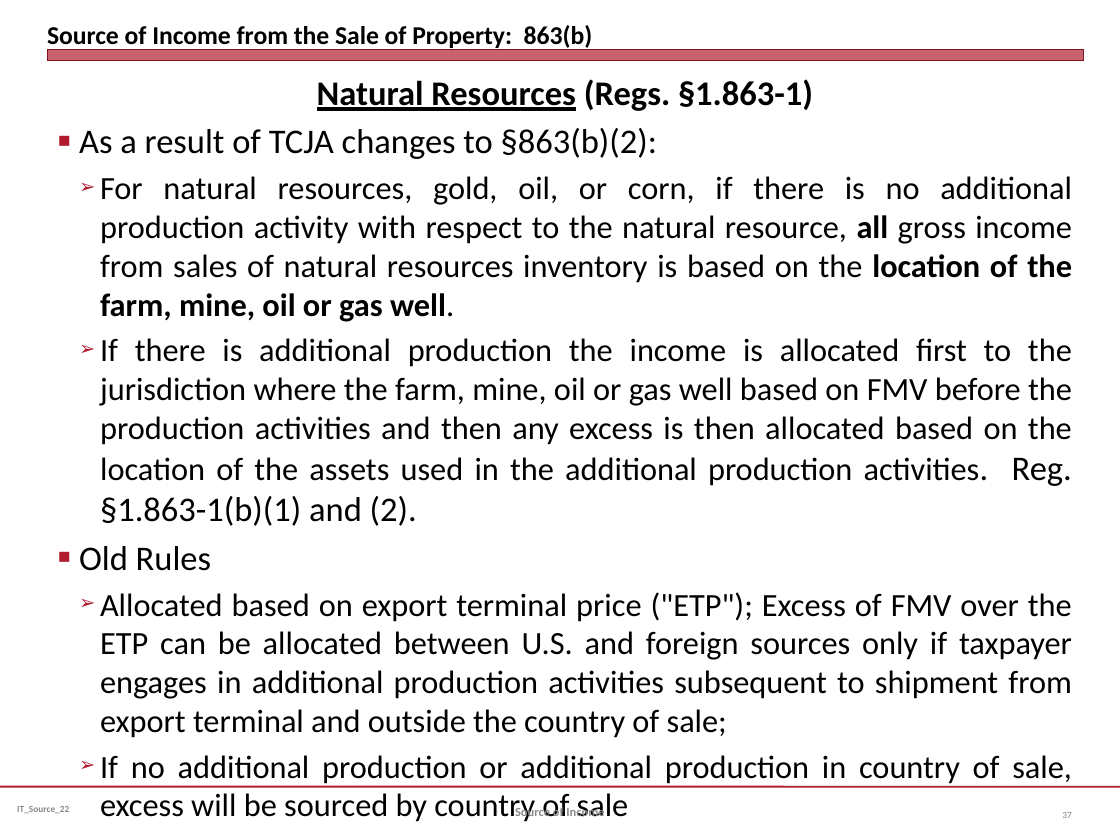
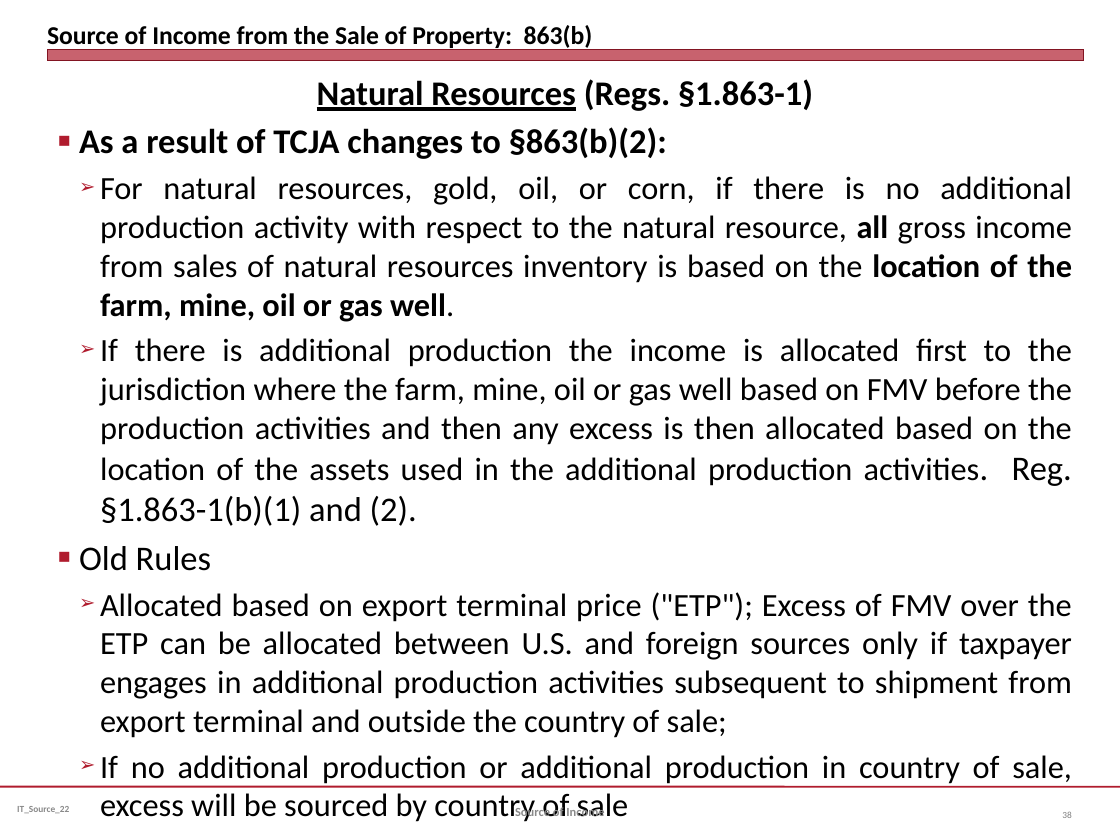
Before and after one commit to jmc877/International-Tax, a slide deck: slide 38 of slides/IT_Source_IntDiv_22.pptx (slide 37 before the commit). Drawn at 1120x840 pixels with LibreOffice and Linux fonts; fonts in the diff are those of the drawing. Boxes give left, top, right and bottom in pixels: in the first picture for what was removed or moved away, otherwise in the second. Text is boxed around its words. In the diff, an @@ line names an element or a change of style, - is before the commit and + after.

```diff
--- a/slides/IT_Source_IntDiv_22.pptx
+++ b/slides/IT_Source_IntDiv_22.pptx
@@ text at bbox=[79, 127, 667, 159]: bold on in "As a result of TCJA changes to ..." @@
```
Also in this commit, not shown: 1 slide added, 1 other file.
